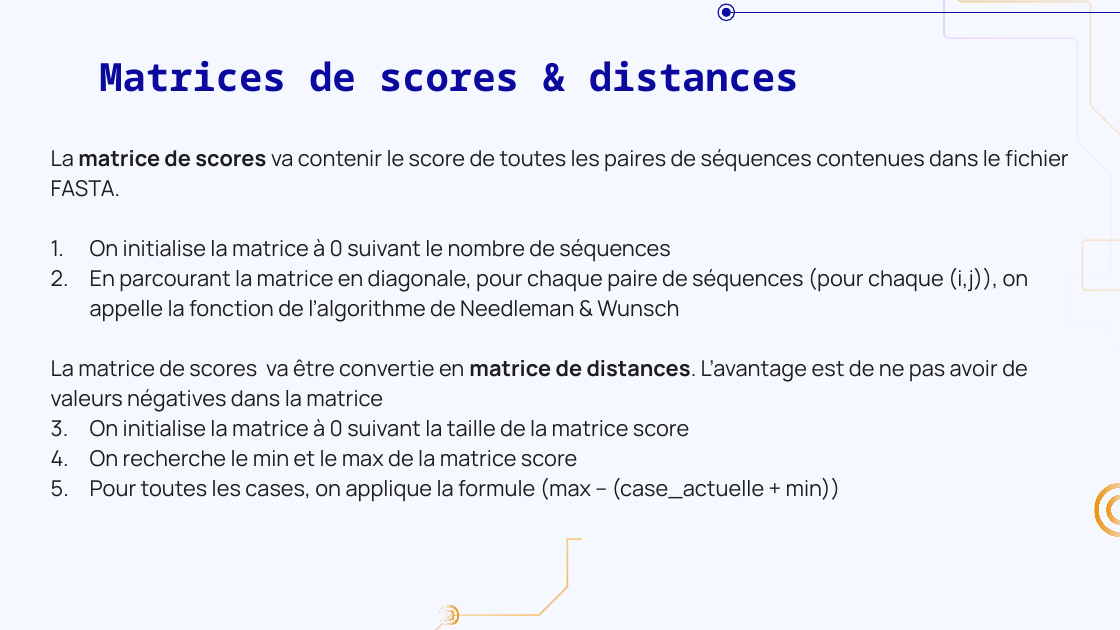
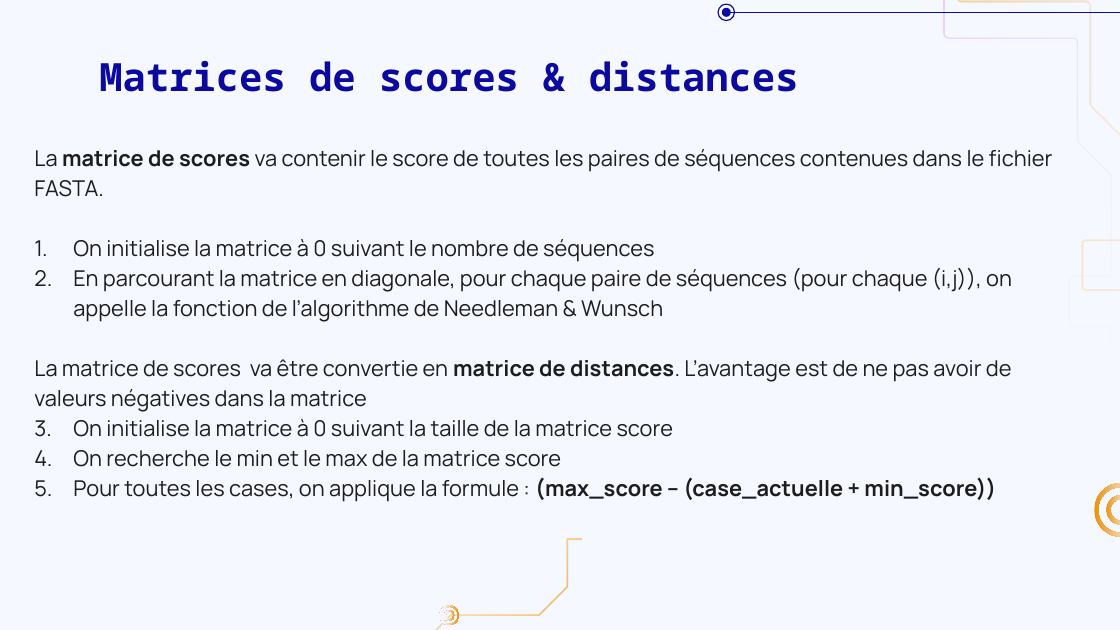
Before and after one commit to InLe074/LEBIB_Ines_Projet_Clustal_M2BI, a slide deck: slide 8 of Presentation_Projet_Clustal.pptx. Drawn at 1120x630 pixels with LibreOffice and Linux fonts; fonts in the diff are those of the drawing; background and template pictures are left out. Boxes give left, top, right and bottom in pixels: in the first picture for what was removed or moved away, otherwise in the second. Text is boxed around its words. In the diff, an @@ line names an element or a change of style, - is before the commit and + after.

```diff
--- a/Presentation_Projet_Clustal.pptx
+++ b/Presentation_Projet_Clustal.pptx
@@ subtitle "La matrice de scores va ...": place and size @@
-subtitle "La matrice de scores va ..." at (51,149,1069,502)
+subtitle "La matrice de scores va ..." at (34,149,1053,502)
@@ subtitle at (73,477,996,502): text changed @@
-3. Pour toutes les cases, on applique la formule (max – (case_actuelle + min))
+3. Pour toutes les cases, on applique la formule : (max_score – (case_actuelle + min_score))
```
Also in this commit, not shown: 9 other slides changed.
